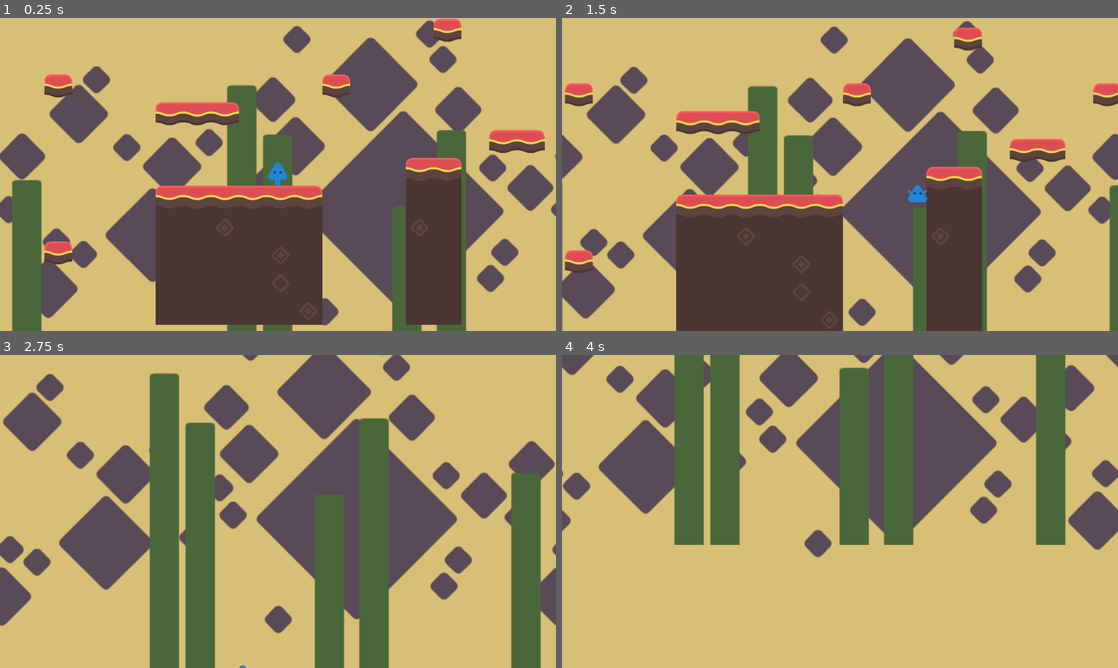
Above: before the commit, frames 1-4 (two rows, left to right).
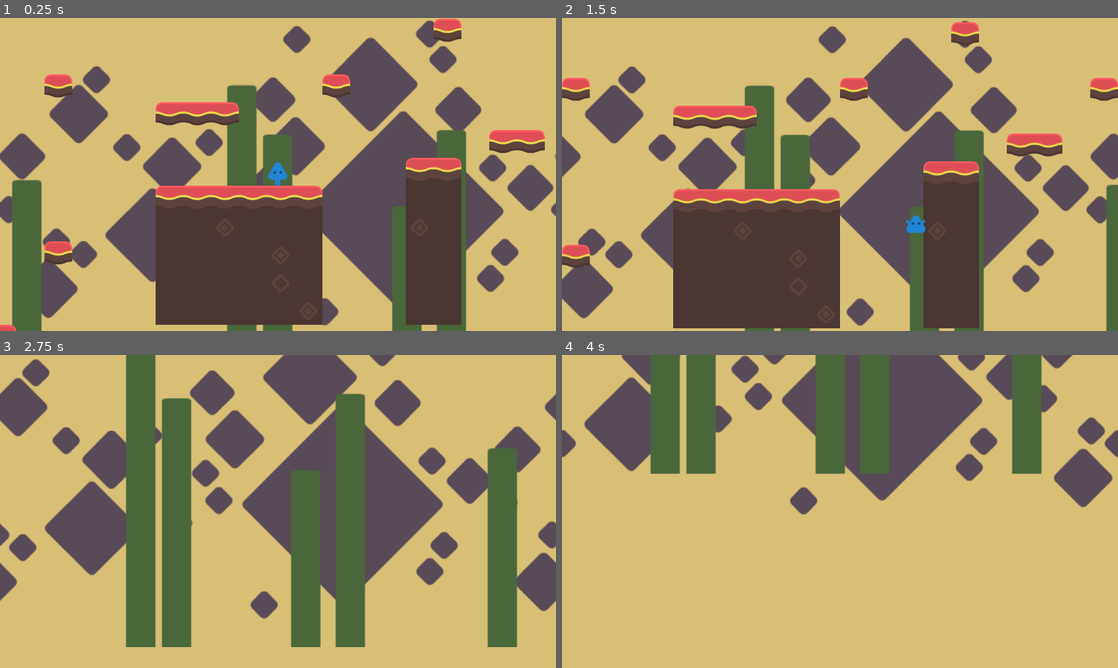
Above: after the commit, the same moments.

Repository: adsuttman/GDTest2
Game: Godot game, scene res://game.tscn
The game is run twice, just before and just after one commit, with the same random seed, the same clock (stepped at 60 frames per second) and the same inputs.
Inputs:
- Up to frame 1 (0.25 s): no input
- Up to frame 2 (1.5 s): tap Enter at 0.5 s; hold D (right) from 0.53 s (still down); tap Space (jump) at 0.6, 0.77, 1.07, 1.35 s
- Up to frame 3 (2.75 s): tap Space (jump) at 1.52, 1.82, 2.1 s; release D (right) at 2.03 s; hold A (left) from 2.03 s (still down)
- Up to frame 4 (4 s): release A (left) at 2.78 s; hold D (right) from 2.78 s (still down); tap Space (jump) at 2.85, 3.02, 3.32, 3.6, 3.77 s

The runs differ from the first frame. In frame 1, less than 0.1% of the frame differs, in the area x 0-3%, y 98-100%; in frame 2, 12%; in frame 3, 42%, in the area x 0-100%, y 0-100%; in frame 4, 34%.

Commit message:
added fast falling

Diff:
--- a/Resources/Player/States/fall.gd
+++ b/Resources/Player/States/fall.gd
@@ -32,9 +32,12 @@
 	elif Input.is_action_pressed("right"):
 		move = 1
 		player.animations.flip_h = false
-
+	if Input.is_action_pressed("down"):
+		player.velocity.y += player.gravity * player.fall_gravity_multiplier\
+		* player.fast_fall_multiplier
+	else:
+		player.velocity.y += player.gravity * player.fall_gravity_multiplier
 	player.velocity.x = move * player.air_speed
-	player.velocity.y += player.gravity * player.fall_gravity_multiplier
 	player.move_and_slide()
 
 	if player.coyote_timer > 0:
--- a/Resources/Player/player_character.gd
+++ b/Resources/Player/player_character.gd
@@ -2,13 +2,14 @@
 class_name Player
 
 @export var gravity: int = 6
-@export var walk_speed: float = 200
-@export var jump_force: float = 300
-@export var air_speed: float = 100
+@export var walk_speed: float = 400
+@export var jump_force: float = 400
+@export var air_speed: float = 300
 @export var fall_gravity_multiplier: float = 3
 @export var coyote_time: int = 5
 @export var jump_buffer: int = 5
 @export var acceleration: float = walk_speed * 15
+@export var fast_fall_multiplier: float = 1.5
 
 @onready var animations: AnimatedSprite2D = $Animations
 @onready var states = $StateManager
--- a/Resources/Player/player_character.tscn
+++ b/Resources/Player/player_character.tscn
@@ -67,9 +67,8 @@
 
 [node name="PlayerCharacter" type="CharacterBody2D"]
 script = ExtResource("1_dimdi")
-walk_speed = 400.0
-jump_force = 400.0
-air_speed = 300.0
+gravity = 8
+jump_force = 450.0
 
 [node name="Animations" type="AnimatedSprite2D" parent="."]
 sprite_frames = SubResource("SpriteFrames_8q33r")
--- a/game.tscn
+++ b/game.tscn
@@ -11,7 +11,7 @@
 
 [node name="TileMap" parent="TestLevel" instance=ExtResource("1_3fcqx")]
 layer_0/name = "foreground"
-layer_0/tile_data = PackedInt32Array(65534, 131072, 0, -1310 …(1167 unchanged characters)… , -327651, 393216, 0, -327650, 458752, 0)
+layer_0/tile_data = PackedInt32Array(65534, 131072, 0, -1310 …(1167 unchanged characters)… , -327651, 393216, 0, -327650, 458752, 0, 393206, 524288, 0, 393202, 524288, 0, 393199, 524288, 0, 393194, 524288, 0, 327655, 524288, 0, 196579, 524288, 0, 131039, 524288, 0, 196573, 524288, 0, 327642, 524288, 0)
 layer_1/name = "background"
 
 [node name="ParallaxBackground" parent="TestLevel" instance=ExtResource("2_lknox")]
